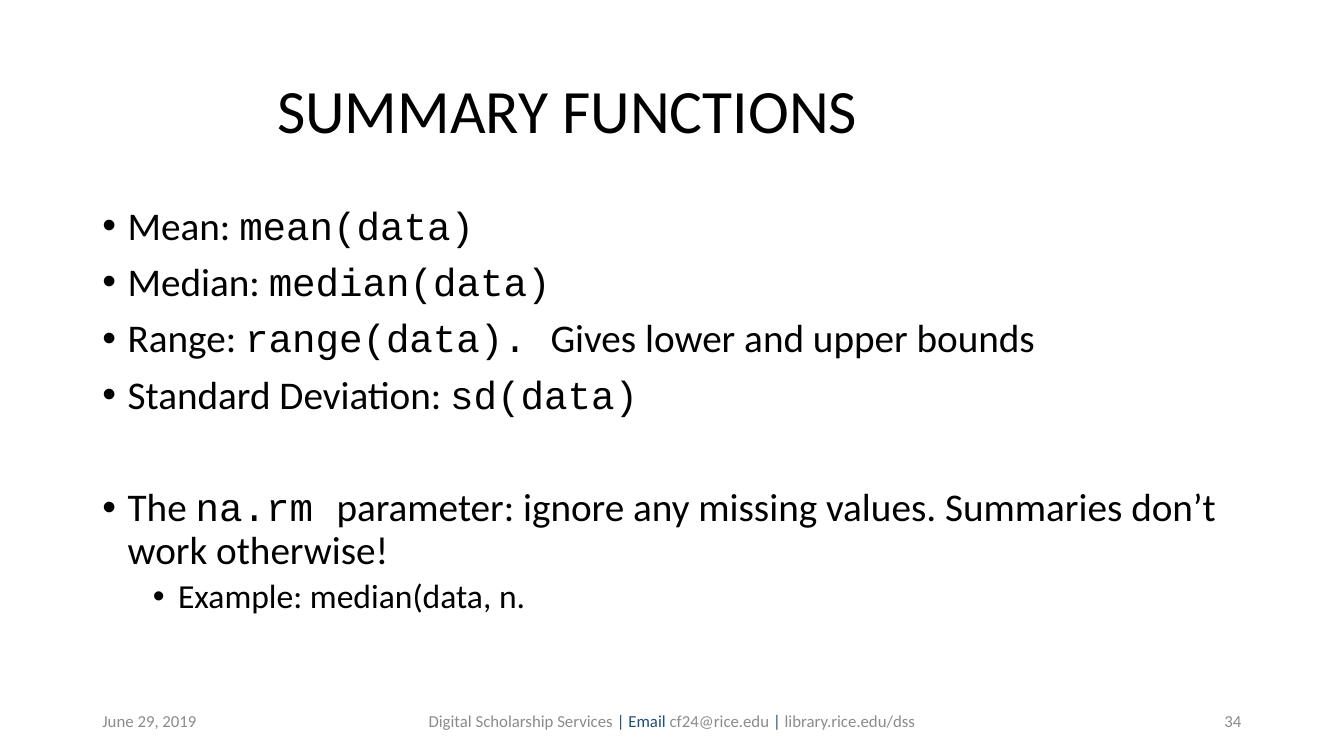
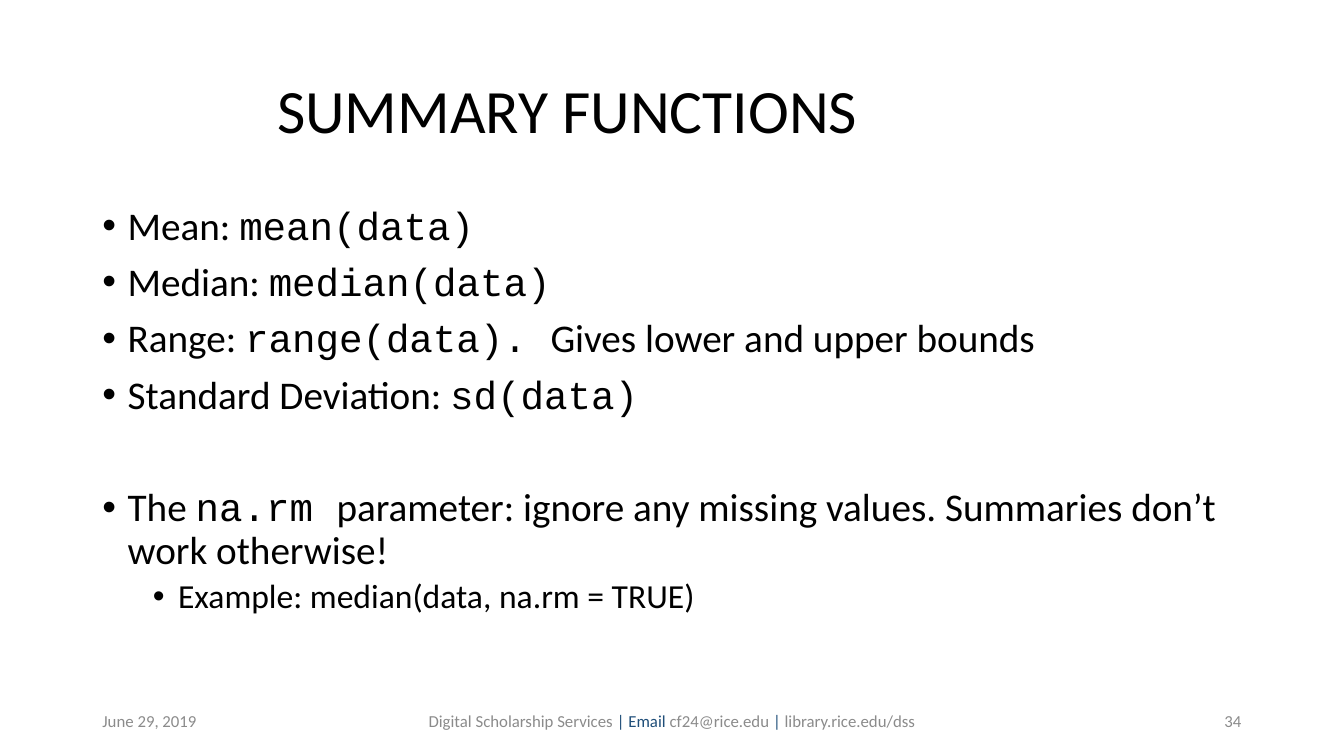
Before and after one commit to bakitybacon/rice-data-and-donuts, a slide deck: slide 34 of introR/Introduction to R.pptx. Drawn at 1344x756 pixels with LibreOffice and Linux fonts; fonts in the diff are those of the drawing; background and template pictures are left out. Boxes give left, top, right and bottom in pixels: in the first picture for what was removed or moved away, otherwise in the second. Text is boxed around its words. In the diff, an @@ line names an element or a change of style, - is before the commit and + after.

Commit message:
typos and such

```diff
--- a/introR/Introduction to R.pptx
+++ b/introR/Introduction to R.pptx
@@ text at [178,583,695,614]: text changed @@
-  • Example: median(data, n.
+  • Example: median(data, na.rm = TRUE)
```
